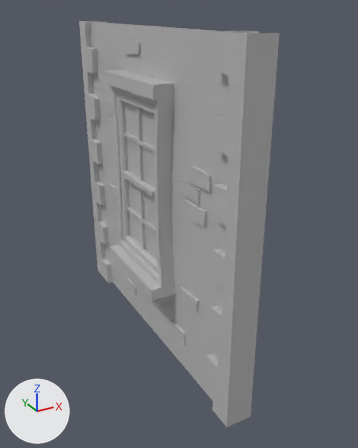
What one commit did to the FBX model PC_Client_&_Server_Makina/Assets/Environement Final/Buildings/Facades & pillars/Facades Type 3 (White Brick)/O_V_F_Type3_Window/O_V_F_Type3_Window.fbx.
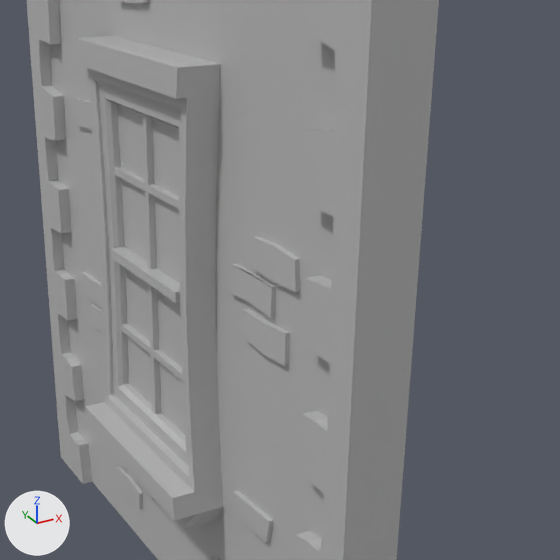
Each version is shown whole from a camera (50 mm lens) standing at (-2.37, -3.98, 3.15) and looking at (-0.27, -0.18, 1.24), then close up on the part from 19% to 94% of the width and 12% to 71% of the height. Every picture has the same lights, and +X, +Y and +Z are marked at lower left.

In view in the first close-up: 'O_V_F_Type3_Window'.
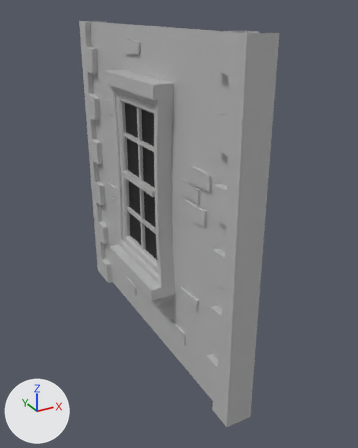
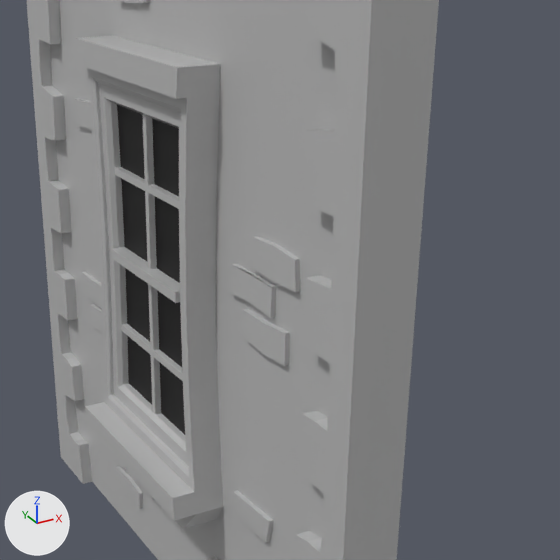
Boxes (x1, y1, x2, y2) around the edits, measured in the close-ups (560 x 560 px):
part 1 of me_mesh, recoloured (grey to black)
    both: (117, 105, 185, 435)

The edits, one by one:
Material '08 - Default Slot #2' (mat_08___default_slot__2) is new.
Its base color is (0.0, 0.0, 0.0) (black #000000).
Its roughness is 0.553.
me_mesh has 745 vertices, 630 faces and spans x -0.74..0.02, y -1.5..1.5, z 0.0..3.0.
me_mesh is used by ob_o_v_f_type3_window; location (0.0, 0.0, 0.0).
me_mesh part 1: all 8 faces centred in x -0.56, y -0.18..0.18, z 1.11..2.2 switch from mat_07___default (grey #bcbcbc) to mat_08___default_slot__2 (black #000000).
